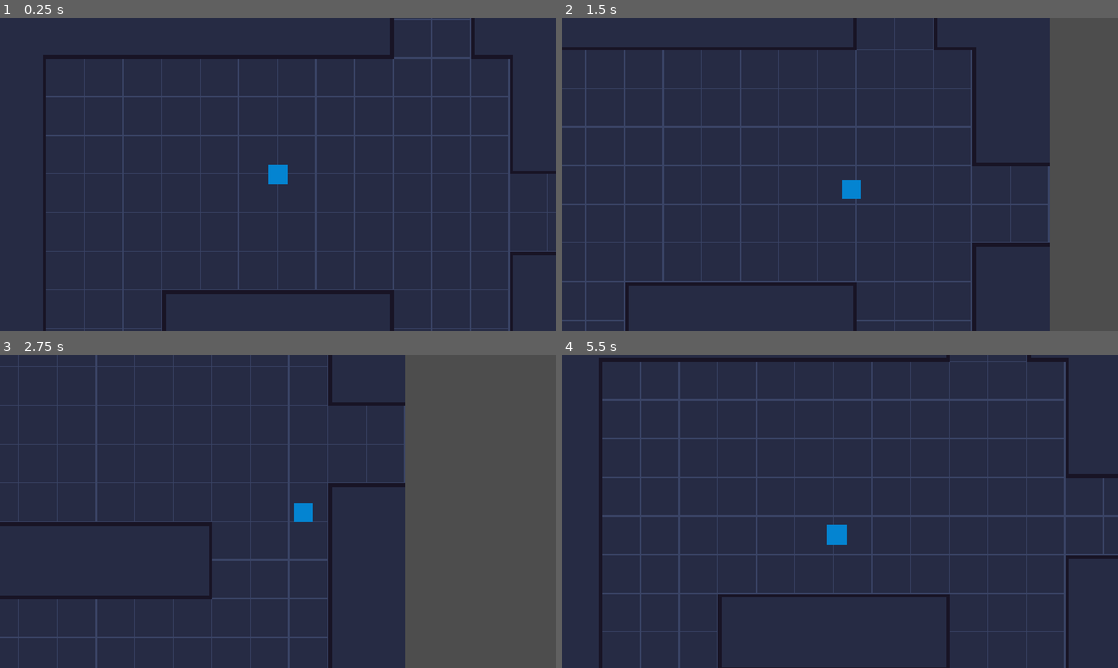
Above: before the commit, frames 1-4 (two rows, left to right).
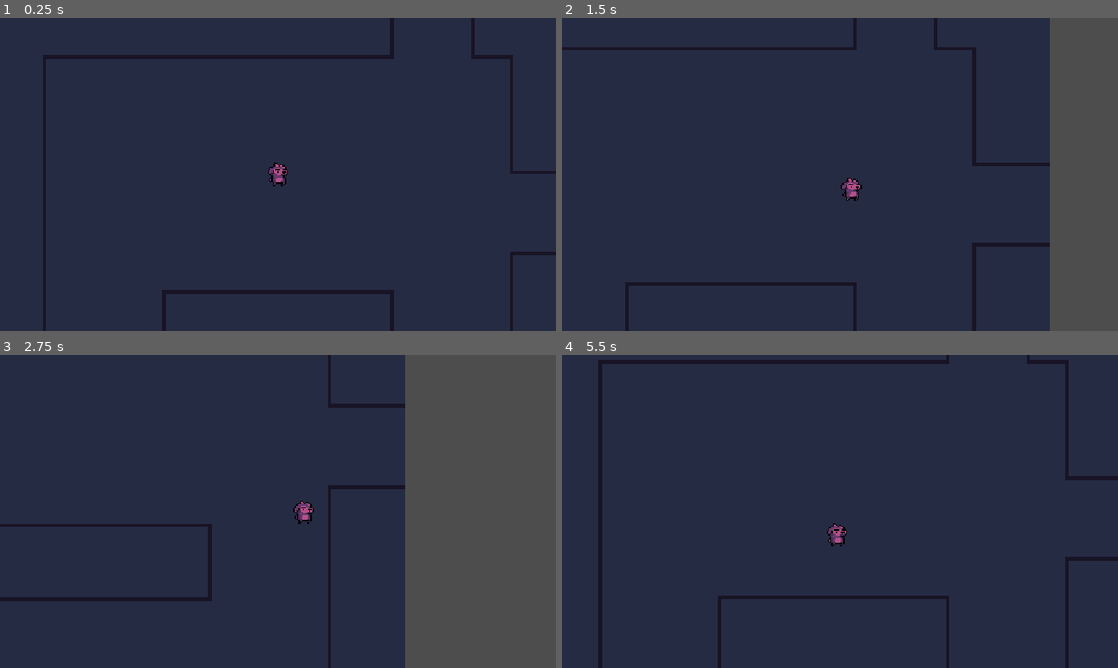
Above: after the commit, the same moments.

Repository: Jeremylikestoes/Prototype-1
Game: Godot game, scene res://game.tscn
The game is run twice, just before and just after one commit, with the same random seed, the same clock (stepped at 60 frames per second) and the same inputs.
Inputs:
- Up to frame 1 (0.25 s): no input
- Up to frame 2 (1.5 s): tap Enter at 0.5 s; hold D (ui_right) 0.53-1.28 s; hold S (ui_down) from 1.28 s (still down)
- Up to frame 3 (2.75 s): release S (ui_down) at 2.03 s; hold D (ui_right) from 2.03 s (still down)
- Up to frame 4 (5.5 s): release D (ui_right) at 2.78 s; hold W (ui_up) 2.78-3.53 s; hold A (ui_left) 3.53-5.03 s; hold S (ui_down) from 5.03 s (still down)

The runs differ from the first frame. In frame 1, 4.2% of the frame differs, in the area x 8-100%, y 0-100%; in frame 2, 4.2%; in frame 3, 4.2%; in frame 4, 7.0%, in the area x 6-100%, y 0-100%.

Commit message:
Added the Player Dog Sprite

Diff:
--- a/prototype-#1/player.tscn
+++ b/prototype-#1/player.tscn
@@ -1,19 +1,21 @@
 [gd_scene format=3 uid="uid://7yplyh1l64ys"]
 
 [ext_resource type="Script" uid="uid://bunhp8pcxiwnh" path="res://player.gd" id="1_4flbx"]
-[ext_resource type="Texture2D" uid="uid://b20txo0t6ufs7" path="res://Sprites/player.png" id="2_onrkg"]
+[ext_resource type="Texture2D" uid="uid://dcvb7vw0cqdvq" path="res://Sprites/Purple Dog Sprite Sheet.png" id="2_onrkg"]
 
 [sub_resource type="RectangleShape2D" id="RectangleShape2D_onrkg"]
-size = Vector2(16, 16)
+size = Vector2(11.996391, 15.948959)
 
 [node name="Player" type="CharacterBody2D" unique_id=1648775095]
 script = ExtResource("1_4flbx")
 
-[node name="CollisionShape2D" type="CollisionShape2D" parent="." unique_id=86691010]
-shape = SubResource("RectangleShape2D_onrkg")
-
 [node name="Sprite2D" type="Sprite2D" parent="." unique_id=714433104]
 texture = ExtResource("2_onrkg")
+hframes = 4
+
+[node name="CollisionShape2D" type="CollisionShape2D" parent="." unique_id=86691010]
+position = Vector2(0.51194763, 1.5186138)
+shape = SubResource("RectangleShape2D_onrkg")
 
 [node name="Camera2D" type="Camera2D" parent="." unique_id=1302270895]
 zoom = Vector2(2.5, 2.5)
Binary file added: prototype-#1/Sprites/Purple Dog Sprite Sheet.png
Not shown, added: prototype-#1/Sprites/Purple Dog Sprite Sheet.png.import
Binary file changed: prototype-#1/Sprites/Tilemap.png
